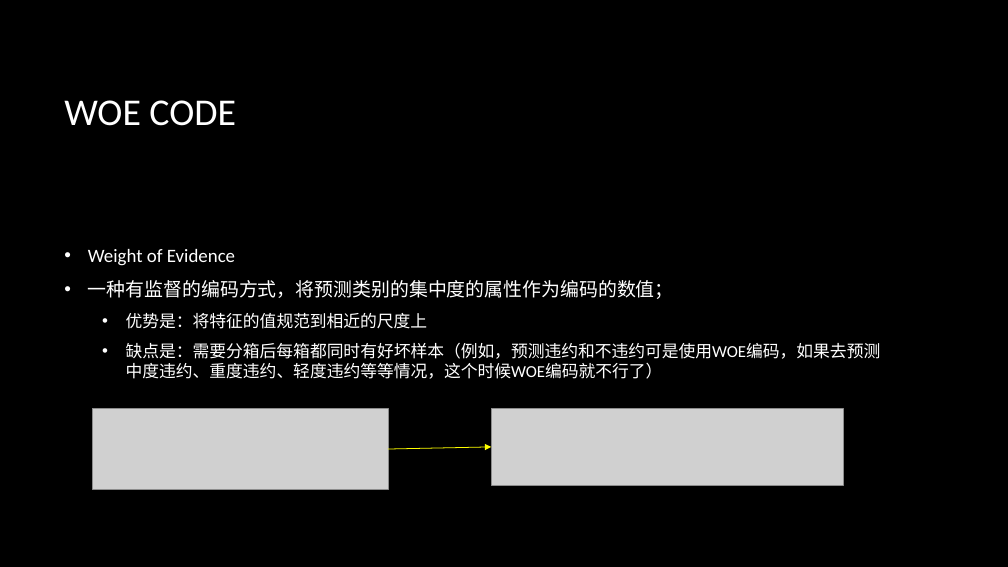
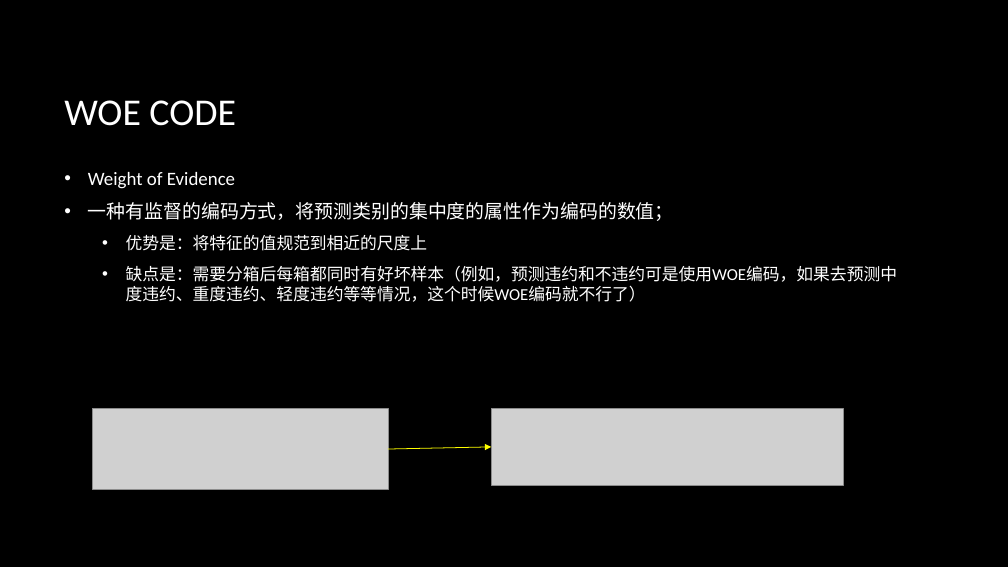
Before and after one commit to NewXLife/ML, a slide deck: slide 9 of docs/shareDoc/统计分析-指标讲解2.pptx. Drawn at 1008x567 pixels with LibreOffice and Linux fonts; fonts in the diff are those of the drawing; grey boxes stand for pictures; background and template pictures are left out. Boxes give left, top, right and bottom in pixels: in the first picture for what was removed or moved away, otherwise in the second. Text is boxed around its words. In the diff, an @@ line names an element or a change of style, - is before the commit and + after.

```diff
--- a/docs/shareDoc/统计分析-指标讲解2.pptx
+++ b/docs/shareDoc/统计分析-指标讲解2.pptx
@@ text "Weight of Evidence" rewrapped from (x1=88, y1=249, x2=881, y2=379) to (x1=88, y1=172, x2=897, y2=302) @@
```
Also in this commit, not shown: 7 other slides changed, 3 other files.
